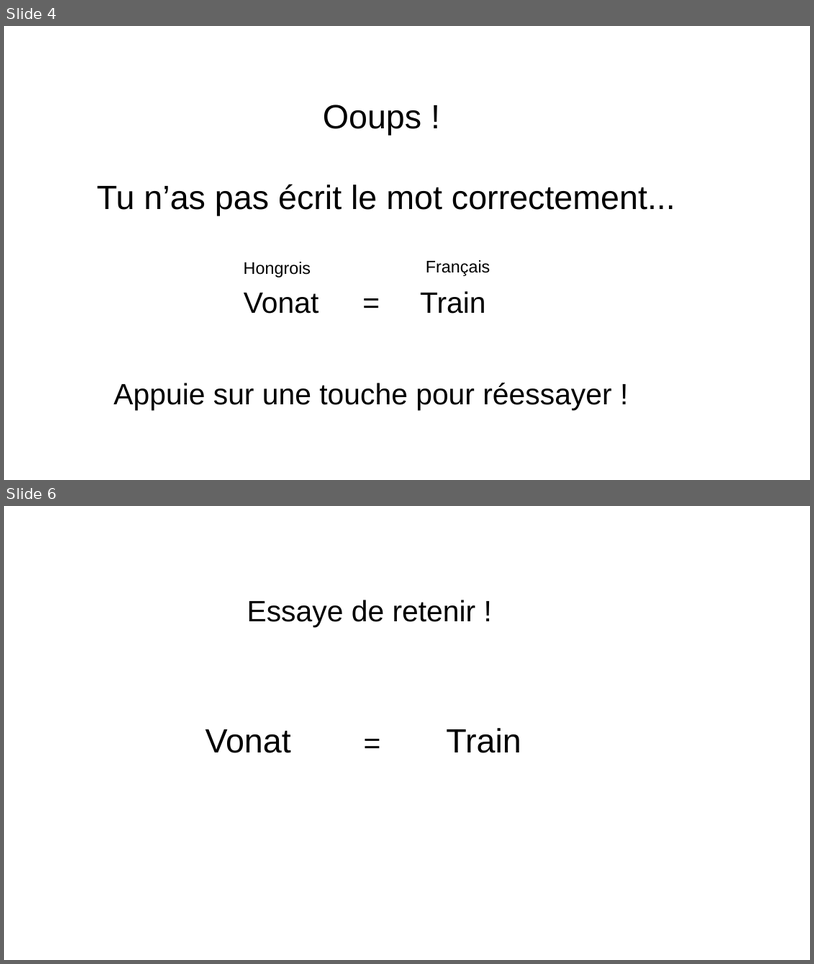
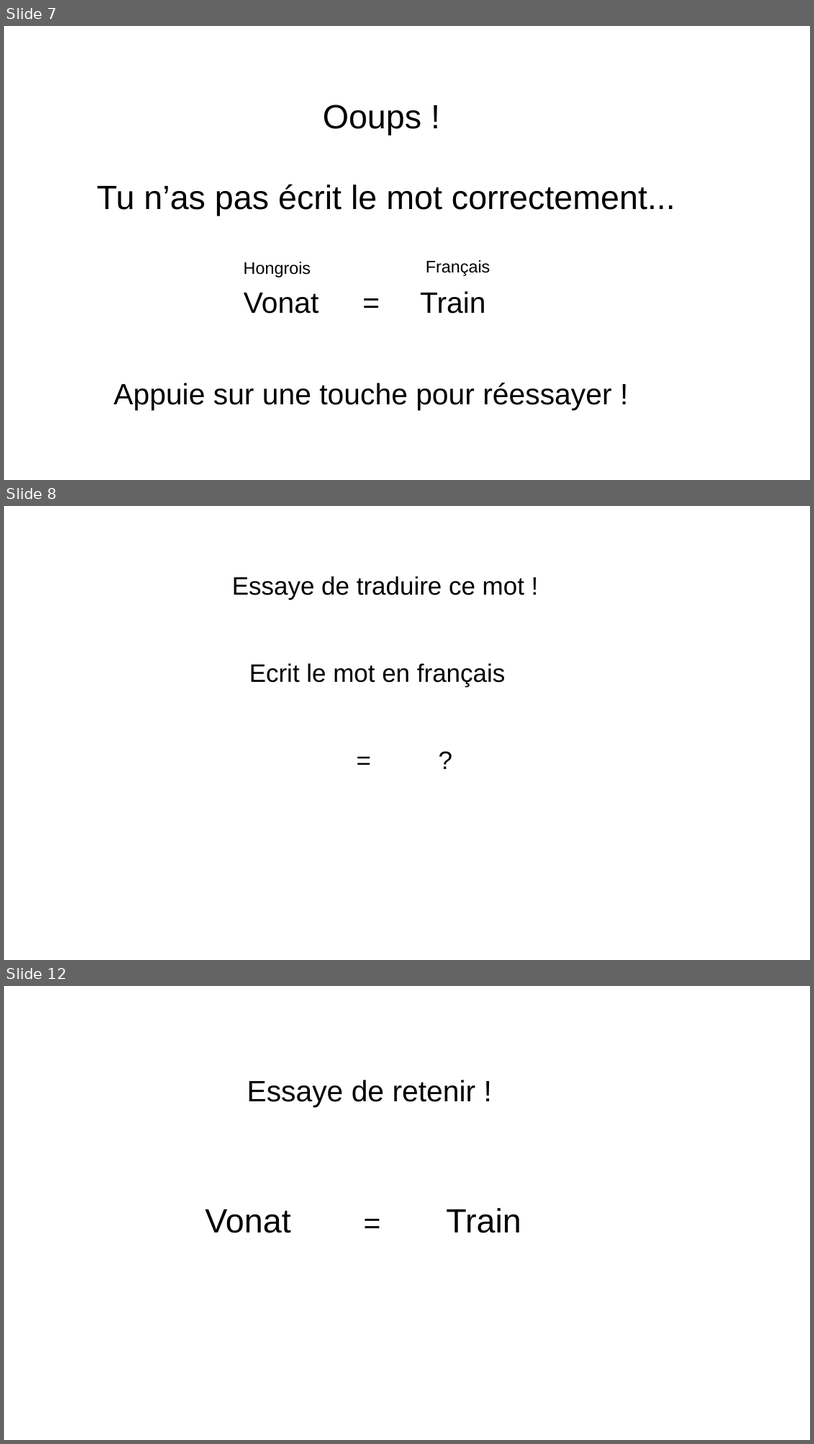
Before and after one commit to AlessandroCuozzo/Psycho, a slide deck: images/Images NEW.pptx. Shown one above the other, each under a label of ours: slides 4 and 6 before the commit, slides 7, 8 and 12 after it; the slides between them are not shown. The pictures are 814x964 and 814x1444 pixels, drawn with LibreOffice and Linux fonts; fonts in the diff are those of the drawing. Boxes give left, top, right and bottom in pixels: in the first picture for what was removed or moved away, otherwise in the second. Text is boxed around its words. In the diff, an @@ line names an element or a change of style, - is before the commit and + after.

```diff
--- a/images/Images NEW.pptx
+++ b/images/Images NEW.pptx
@@ slide 8 added at [4,506,810,960], background #FFFFFF @@
@@ text added at [232,576,525,600], 30 pt, text #000000 @@
+Essaye de traduire ce mot !
@@ text added at [250,663,505,687], 30 pt, text #000000 @@
+Ecrit le mot en français
@@ text added at [350,741,377,777], 30 pt, text #000000 @@
+=
@@ text added at [433,741,459,777], 30 pt, text #000000 @@
+?
@@ what was slide 4 is now slide 7 @@
@@ what was slide 6 is now slide 12 @@
```
Also in this commit, not shown: 7 other slides added, 15 other files.
